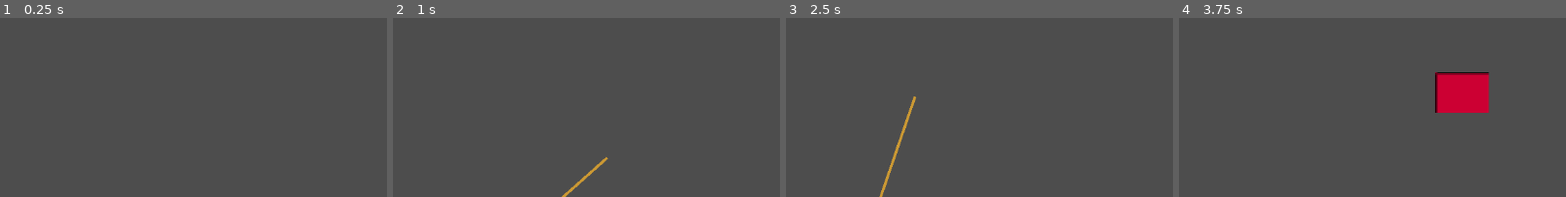
Above: before the commit, frames 1-4 (left to right).
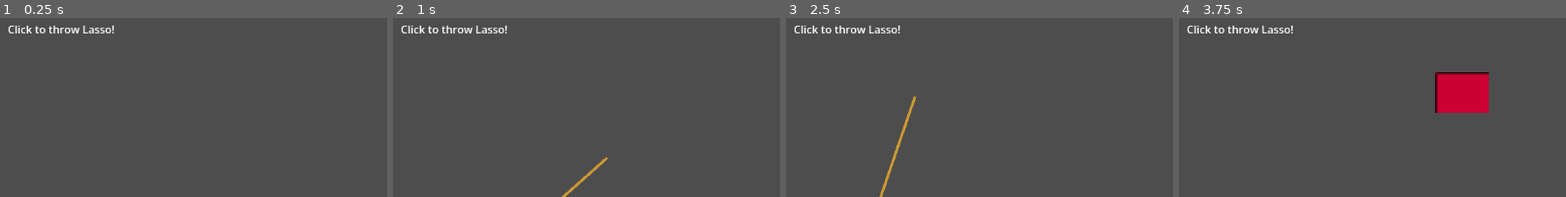
Above: after the commit, the same moments.

Repository: phantathoang/lasso-catch-godot
Game: Godot game, scene res://levels/level_base.tscn
Same seed, same stepped clock (60 frames per second), same inputs: the game is played once before the commit and once after it.
Inputs (mouse positions are % of the whole screen's width and height, from its top left):
- Up to frame 1 (0.25 s): no input
- Up to frame 2 (1 s): tap Enter at 0.5 s; move the mouse to (72, 38) at 0.52 s; click (72, 38) at 0.67 s
- Up to frame 3 (2.5 s): tap Enter at 1.25, 2 s; move the mouse to (30, 50) at 1.27 s; click (30, 50) at 1.42 s; move the mouse to (60, 17) at 2.02 s; click (60, 17) at 2.17 s
- Up to frame 4 (3.75 s): tap Enter at 2.75, 3.5 s; move the mouse to (45, 68) at 2.77 s; click (45, 68) at 2.92 s; move the mouse to (80, 62) at 3.52 s; click (80, 62) at 3.67 s
The pictures show only the part of the screen within x 42-92%, y 3-53%; the shares and areas given below are measured in that part.

The runs differ from the first frame. In frame 1, 0.6% of the frame differs, in the area x 2-30%, y 4-9%; in frame 2, 0.6%; in frame 3, 0.6%; in frame 4, 0.6%.

Commit message:
feat: add state machine, mash-any-key and HUD

Diff:
--- a/entities/cow/cow.gd
+++ b/entities/cow/cow.gd
@@ -7,10 +7,8 @@
 
 func _ready() -> void:
     screen_size = get_viewport_rect().size
-    # Random hướng: 1 (Trái sang Phải) hoặc -1 (Phải sang Trái)
     direction = 1.0 if randf() > 0.5 else -1.0
 
-    # Spawn ở ngoài rìa màn hình
     var margin = 100.0
     var spawn_y = randf_range(screen_size.y * 0.3, screen_size.y * 0.7)
     var spawn_x = -margin if direction == 1.0 else screen_size.x + margin
@@ -18,11 +16,13 @@
     global_position = Vector2(spawn_x, spawn_y)
 
 func _physics_process(_delta: float) -> void:
-    # Di chuyển ngang
-    velocity.x = speed * direction
-    move_and_slide()
+    # Dừng chạy khi đang bị giữ lại (STRUGGLING)
+    if GameManager.state == GameManager.GameState.STRUGGLING:
+        velocity = Vector2.ZERO
+    else:
+        velocity.x = speed * direction
+        move_and_slide()
 
-    # queue_free khi ra khỏi màn hình
     var margin = 150.0
     if (direction == 1.0 and global_position.x > screen_size.x + margin) or \
        (direction == -1.0 and global_position.x < -margin):
--- a/entities/player/player.gd
+++ b/entities/player/player.gd
@@ -8,14 +8,14 @@
 @onready var lasso_head: Area2D = $LassoHead
 
 var is_throwing: bool = false
+var caught_cow: Node2D = null
 
 func _ready() -> void:
 	lasso_head.position = hand.position
-	# Lắng nghe va chạm của LassoHead với Bò (body_entered vì bò là CharacterBody2D)
 	lasso_head.body_entered.connect(_on_lasso_head_body_entered)
+	GameManager.game_result.connect(_on_game_result)
 
 func _unhandled_input(event: InputEvent) -> void:
-	# Input click chuột trái
 	if event is InputEventMouseButton and event.button_index == MOUSE_BUTTON_LEFT and event.pressed:
 		var valid_state = (GameManager.state == GameManager.GameState.SPAWNING or GameManager.state == GameManager.GameState.CATCHING)
 		if not is_throwing and valid_state:
@@ -23,37 +23,48 @@
 
 func throw_lasso(target_global_pos: Vector2) -> void:
 	is_throwing = true
-
-	# Tính hướng và giới hạn khoảng cách
 	var throw_dir = (target_global_pos - hand.global_position).normalized()
 	var distance = min(hand.global_position.distance_to(target_global_pos), max_distance)
 	var final_target = hand.global_position + throw_dir * distance
-
 	var duration = distance / throw_speed
 
-	# Tween LassoHead tới target (Ease-Out)
 	var tween = create_tween()
 	tween.tween_property(lasso_head, "global_position", final_target, duration).set_trans(Tween.TRANS_SINE).set_ease(Tween.EASE_OUT)
 	tween.tween_callback(return_lasso)
 
 func return_lasso() -> void:
-	# Tween quay về Hand (Ease-In)
+	# Tạm giữ dây nếu đang giằng co
+	if GameManager.state == GameManager.GameState.STRUGGLING:
+		return
+
 	var distance = lasso_head.global_position.distance_to(hand.global_position)
-	var duration = distance / (throw_speed * 1.5) # Thu về nhanh hơn
+	var duration = distance / (throw_speed * 1.5)
 
 	var tween = create_tween()
 	tween.tween_property(lasso_head, "global_position", hand.global_position, duration).set_trans(Tween.TRANS_SINE).set_ease(Tween.EASE_IN)
 	tween.tween_callback(func(): is_throwing = false)
 
 func _process(_delta: float) -> void:
-	# Cập nhật Line2D liên tục
+	# Đầu dây bám theo bò khi đang giằng co
+	if GameManager.state == GameManager.GameState.STRUGGLING and is_instance_valid(caught_cow):
+		lasso_head.global_position = caught_cow.global_position
+
 	lasso.clear_points()
 	lasso.add_point(hand.position)
 	lasso.add_point(lasso_head.position)
 
 func _on_lasso_head_body_entered(body: Node2D) -> void:
-	if body.name.begins_with("Cow"):
-		print("Lasso caught a cow!")
+	# Va chạm bò -> Bắt đầu giằng co
+	if body.name.begins_with("Cow") and GameManager.state in [GameManager.GameState.SPAWNING, GameManager.GameState.CATCHING]:
+		caught_cow = body
+		lasso_head.get_node("CollisionShape2D").set_deferred("disabled", true)
 		GameManager.set_state(GameManager.GameState.STRUGGLING)
-		lasso_head.get_node("CollisionShape2D").set_deferred("disabled", true)
-		return_lasso() # Thu dây về ngay khi trúng
+
+func _on_game_result(player_won: bool) -> void:
+	if is_instance_valid(caught_cow):
+		if player_won:
+			caught_cow.queue_free() # Player thắng thì bò biến mất
+
+	caught_cow = null
+	lasso_head.get_node("CollisionShape2D").set_deferred("disabled", false)
+	return_lasso() # Thu dây về
--- a/levels/level_base.tscn
+++ b/levels/level_base.tscn
@@ -1,14 +1,17 @@
-[gd_scene format=3 uid="uid://b5fkooxqbsl07"]
+[gd_scene load_steps=5 format=3]
 
 [ext_resource type="PackedScene" path="res://entities/player/player.tscn" id="1_player"]
-[ext_resource type="Script" uid="uid://dx45ruvyqgwfx" path="res://levels/spawner.gd" id="2_spawner"]
+[ext_resource type="Script" path="res://levels/spawner.gd" id="2_spawner"]
 [ext_resource type="PackedScene" path="res://entities/cow/cow.tscn" id="3_cow"]
+[ext_resource type="PackedScene" path="res://ui/hud/hud.tscn" id="4_hud"]
 
-[node name="LevelBase" type="Node2D" unique_id=562787889]
+[node name="LevelBase" type="Node2D"]
 
-[node name="Player" parent="." unique_id=488376733 instance=ExtResource("1_player")]
+[node name="Player" parent="." instance=ExtResource("1_player")]
 position = Vector2(576, 550)
 
-[node name="Spawner" type="Node2D" parent="." unique_id=558013402]
+[node name="Spawner" type="Node2D" parent="."]
 script = ExtResource("2_spawner")
 cow_scene = ExtResource("3_cow")
+
+[node name="HUD" parent="." instance=ExtResource("4_hud")]
--- a/systems/game_manager.gd
+++ b/systems/game_manager.gd
@@ -1,4 +1,8 @@
 extends Node
+
+signal state_changed(new_state)
+signal struggle_updated(current_force, max_force)
+signal game_result(player_won)
 
 enum GameState {
     MENU,
@@ -8,11 +12,65 @@
     RESULT
 }
 
-# Đổi sang SPAWNING để test dễ hơn
-var state: GameState = GameState.SPAWNING
+var state: GameState = GameState.MENU
+
+# Các biến cho cơ chế giằng co
+var max_force: float = 100.0
+var struggle_start_force: float = 40.0
+var player_force: float = 0.0
+var cow_force: float = 0.0
+var player_increment: float = 5.0
+var cow_pull_rate: float = 20.0
+
+func _ready() -> void:
+    # Bắt đầu vào SPAWNING để test vòng lặp
+    call_deferred("set_state", GameState.SPAWNING)
 
 func set_state(new_state: GameState) -> void:
     if state == new_state:
         return
+
+    exit_state(state)
     state = new_state
-    print("Game State changed to: ", state)
+    enter_state(state)
+
+    state_changed.emit(state)
+
+func enter_state(current_state: GameState) -> void:
+    match current_state:
+        GameState.STRUGGLING:
+            # Khởi tạo lực với biến config struggle_start_force
+            player_force = struggle_start_force
+            cow_force = 0.0
+            struggle_updated.emit(player_force - cow_force, max_force)
+        GameState.RESULT:
+            # Chờ 2s hiển thị kết quả rồi loop lại SPAWNING
+            await get_tree().create_timer(2.0).timeout
+            set_state(GameState.SPAWNING)
+
+func exit_state(_current_state: GameState) -> void:
+    pass
+
+func _process(delta: float) -> void:
+    # Bò tự kéo ngược khi giằng co
+    if state == GameState.STRUGGLING:
+        cow_force += cow_pull_rate * delta
+        var current = player_force - cow_force
+
+        struggle_updated.emit(current, max_force)
+
+        # Check Win/Lose
+        if current >= max_force:
+            set_state(GameState.RESULT)
+            game_result.emit(true)
+        elif current <= 0:
+            set_state(GameState.RESULT)
+            game_result.emit(false)
+
+func _unhandled_key_input(event: InputEvent) -> void:
+    # Mash phím bắt kỳ (không phải nhấn giữ - echo)
+    if state == GameState.STRUGGLING:
+        if event is InputEventKey and event.is_pressed() and not event.is_echo():
+            player_force += player_increment
+            var current = player_force - cow_force
+            struggle_updated.emit(current, max_force)
--- /dev/null
+++ b/ui/hud/hud.gd
@@ -0,0 +1,35 @@
+extends CanvasLayer
+
+@onready var hint_label: Label = $VBoxContainer/HintLabel
+@onready var struggle_bar: ProgressBar = $VBoxContainer/StruggleBar
+
+func _ready() -> void:
+    # Đăng ký lắng nghe tín hiệu
+    GameManager.state_changed.connect(_on_state_changed)
+    GameManager.struggle_updated.connect(_on_struggle_updated)
+    GameManager.game_result.connect(_on_game_result)
+
+    struggle_bar.visible = false
+    hint_label.text = "Catch a cow!"
+
+func _on_state_changed(new_state) -> void:
+    match new_state:
+        GameManager.GameState.SPAWNING, GameManager.GameState.CATCHING:
+            hint_label.text = "Click to throw Lasso!"
+            struggle_bar.visible = false
+        GameManager.GameState.STRUGGLING:
+            hint_label.text = "MASH ANY KEY!"
+            struggle_bar.visible = true
+
+func _on_struggle_updated(current_force: float, max_force: float) -> void:
+    # Cập nhật thanh lực giằng co
+    struggle_bar.max_value = max_force
+    struggle_bar.value = current_force
+
+func _on_game_result(player_won: bool) -> void:
+    # Hiển thị text Thắng/Thua
+    struggle_bar.visible = false
+    if player_won:
+        hint_label.text = "YOU WIN! +100 Score"
+    else:
+        hint_label.text = "COW ESCAPED..."
--- a/ui/hud/hud.tscn
+++ b/ui/hud/hud.tscn
@@ -1,3 +1,32 @@
-[gd_scene format=3]
+[gd_scene load_steps=2 format=3]
+
+[ext_resource type="Script" path="res://ui/hud/hud.gd" id="1_hud"]
 
 [node name="HUD" type="CanvasLayer"]
+script = ExtResource("1_hud")
+
+[node name="VBoxContainer" type="VBoxContainer" parent="."]
+anchors_preset = 8
+anchor_left = 0.5
+anchor_top = 0.5
+anchor_right = 0.5
+anchor_bottom = 0.5
+offset_left = -150.0
+offset_top = -250.0
+offset_right = 150.0
+offset_bottom = -150.0
+grow_horizontal = 2
+grow_vertical = 2
+theme_override_constants/separation = 10
+alignment = 1
+
+[node name="HintLabel" type="Label" parent="VBoxContainer"]
+layout_mode = 2
+text = "Catch a cow!"
+horizontal_alignment = 1
+
+[node name="StruggleBar" type="ProgressBar" parent="VBoxContainer"]
+custom_minimum_size = Vector2(300, 30)
+layout_mode = 2
+value = 50.0
+show_percentage = false
Not shown, added: ui/hud/hud.gd.uid
